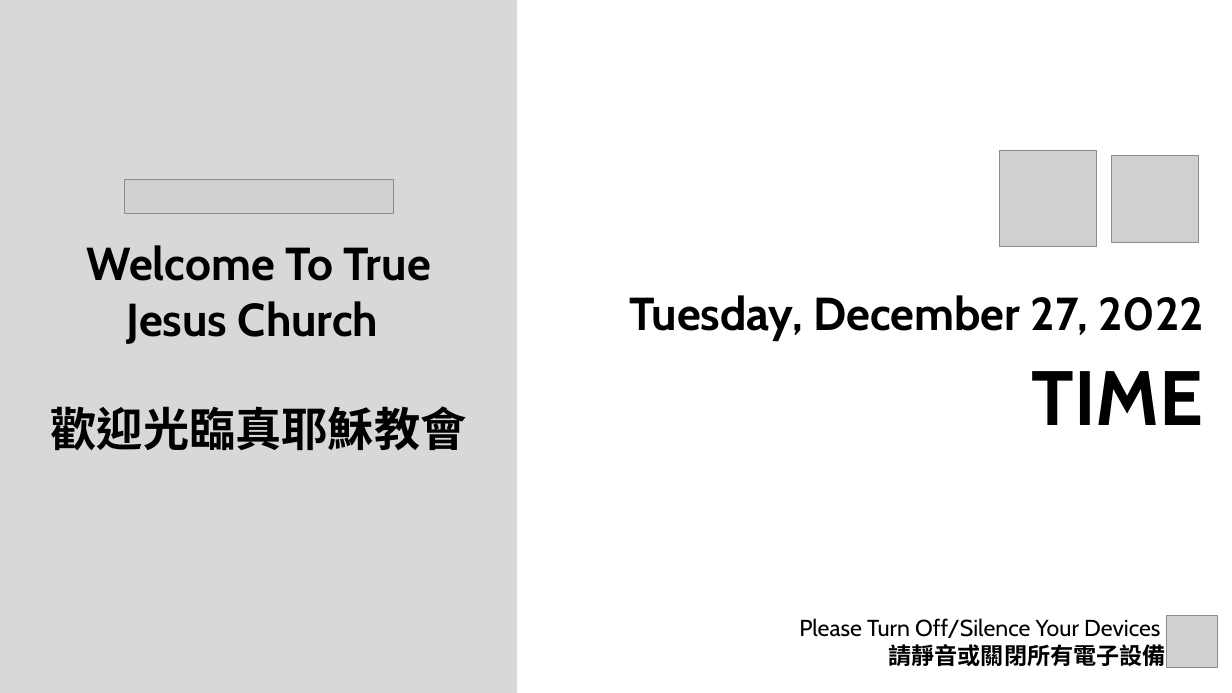
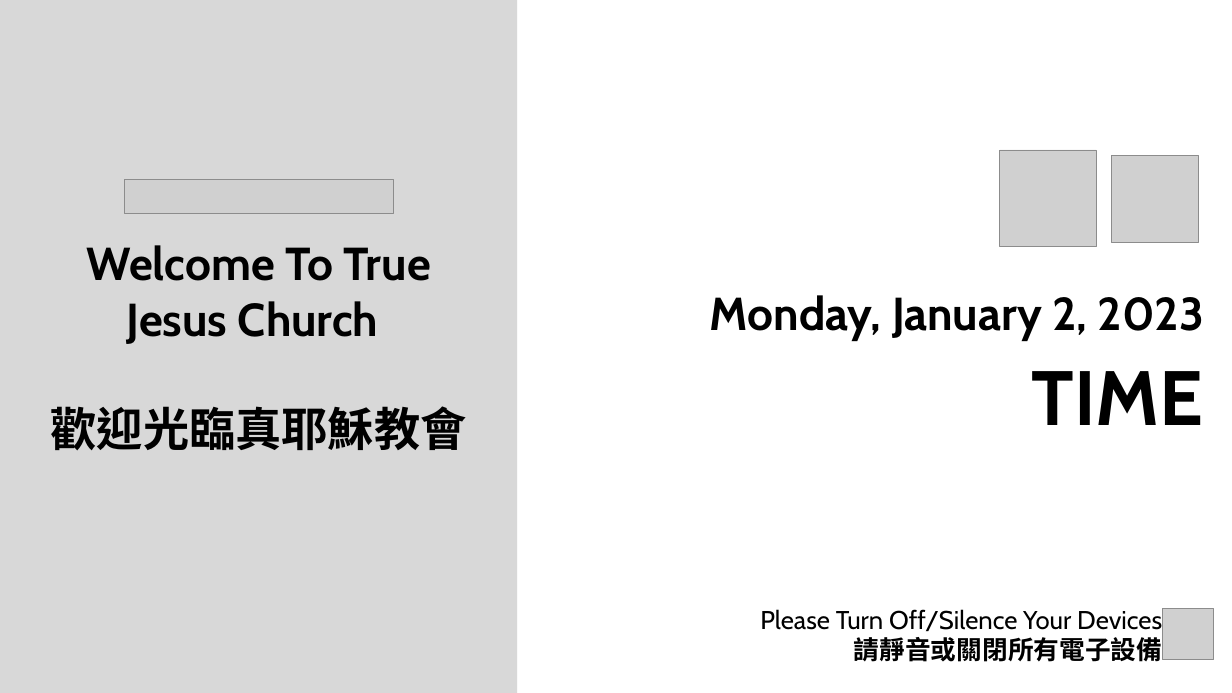
Before and after one commit to calebchanwy/tjc-powerpoint, a slide deck: slide 1 of TJCPowerPoint/bin/Debug/Files/ServiceWidescreen.pptx. Drawn at 1232x693 pixels with LibreOffice and Linux fonts; fonts in the diff are those of the drawing; grey boxes stand for pictures; background and template pictures are left out. Boxes give left, top, right and bottom in pixels: in the first picture for what was removed or moved away, otherwise in the second. Text is boxed around its words. In the diff, an @@ line names an element or a change of style, - is before the commit and + after.

```diff
--- a/TJCPowerPoint/bin/Debug/Files/ServiceWidescreen.pptx
+++ b/TJCPowerPoint/bin/Debug/Files/ServiceWidescreen.pptx
@@ text at (710, 295, 1204, 341): text changed @@
-Tuesday, December 27, 2022
+Monday, January 2, 2023
@@ text "Please Turn Off/Silence Your Devices": place and size @@
-text "Please Turn Off/Silence Your Devices" at (799, 618, 1166, 666)
+text "Please Turn Off/Silence Your Devices" at (760, 609, 1162, 662)
@@ text "Please Turn Off/Silence Your Devices" at (760, 609, 1162, 662): size 18 to 20 pt @@
@@ picture: place and size @@
-picture at (1167, 616, 1219, 667)
+picture at (1163, 609, 1214, 661)
```
Also in this commit, not shown: 2 other slides changed, 13 other files.
